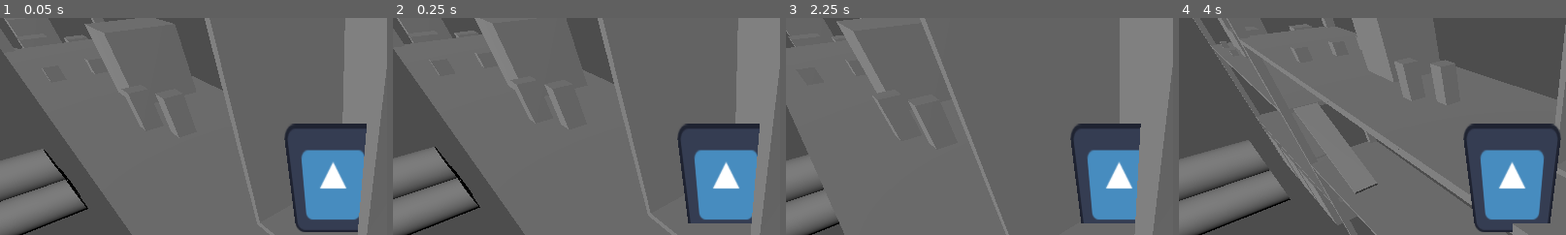
Above: before the commit, frames 1-4 (left to right).
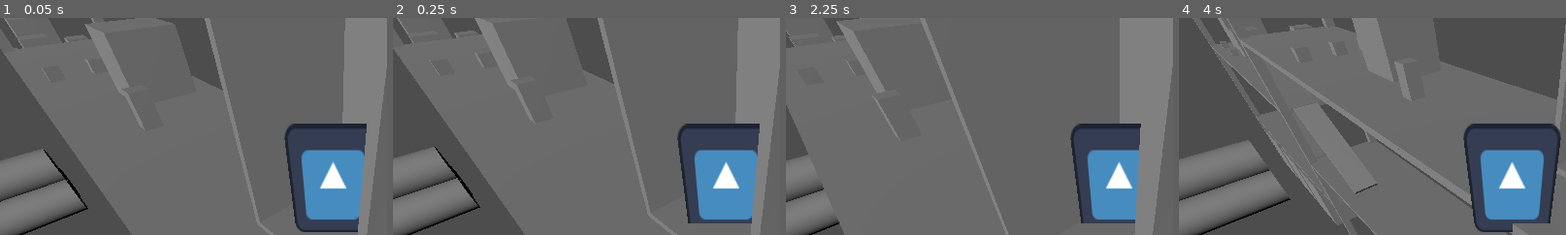
Above: after the commit, the same moments.

Repository: torinjmaguire/freeHugs
Game: Godot game, scene res://main.tscn
Two runs of this game, one before a commit and one after it. Both use one fixed random seed, a clock stepped at 60 frames per second and the inputs below. The engine's default icon, where the game draws it, is replaced by a stand-in: a white triangle on a blue panel in a dark square.
Inputs:
- Up to frame 1 (0.05 s): no input
- Up to frame 2 (0.25 s): no input
- Up to frame 3 (2.25 s): tap Enter at 0.5 s; hold W (move_forward) 0.53-2.03 s; tap Space (jump) at 0.77, 1.52 s; hold A (move_left) from 2.03 s (still down)
- Up to frame 4 (4 s): tap Space (jump) at 2.75, 3.02, 3.77 s; release A (move_left) at 3.53 s; hold S (move_back) from 3.53 s (still down)
The pictures show only the part of the screen within x 7-57%, y 0-50%; the shares and areas given below are measured in that part.

The runs differ from the first frame. In frame 1, less than 0.1% of the frame differs, in the area x 40-43%, y 34-39%; in frame 2, less than 0.1%; in frame 3, less than 0.1%; in frame 4, 0.1%, in the area x 64-72%, y 19-26%.

Commit message:
Revert "silly pillar change"
This reverts commit ae33bbe691dbf348dbd3ad890bc59b3eeaee47e3.

Diff:
--- a/main.tscn
+++ b/main.tscn
@@ -42,9 +42,6 @@
 
 [node name="smallPillar" parent="." instance=ExtResource("6_f4sr4")]
 transform = Transform3D(1, 0, 0, 0, 1, 0, 0, 0, 1, 57, 72.5, 2)
-
-[node name="smallPillar3" parent="." instance=ExtResource("6_f4sr4")]
-transform = Transform3D(1, 0, 0, 0, 1, 0, 0, 0, 1, 61.8953, 72.7863, 0.233768)
 
 [node name="orb" parent="." instance=ExtResource("7_taap0")]
 transform = Transform3D(1, 0, 0, 0, 1, 0, 0, 0, 1, 88, 40.5, 0)
